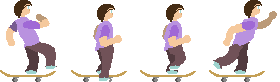
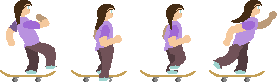
Layers edited between the first and the second 280×82 image:
painted on "Слой 3" over [231, 12, 248, 23]
painted on "Слой 2" over [95, 14, 106, 30]
painted on "Слой 4" over [168, 20, 172, 30]
painted on "Слой 1" over [15, 15, 20, 25]
